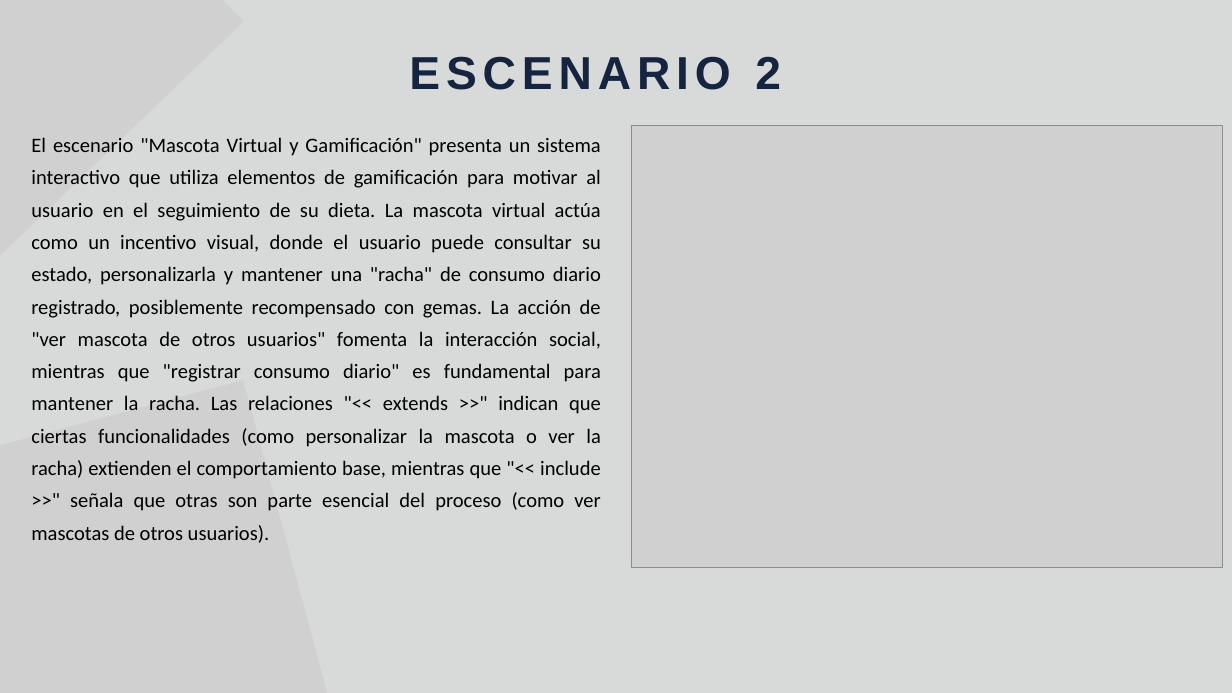
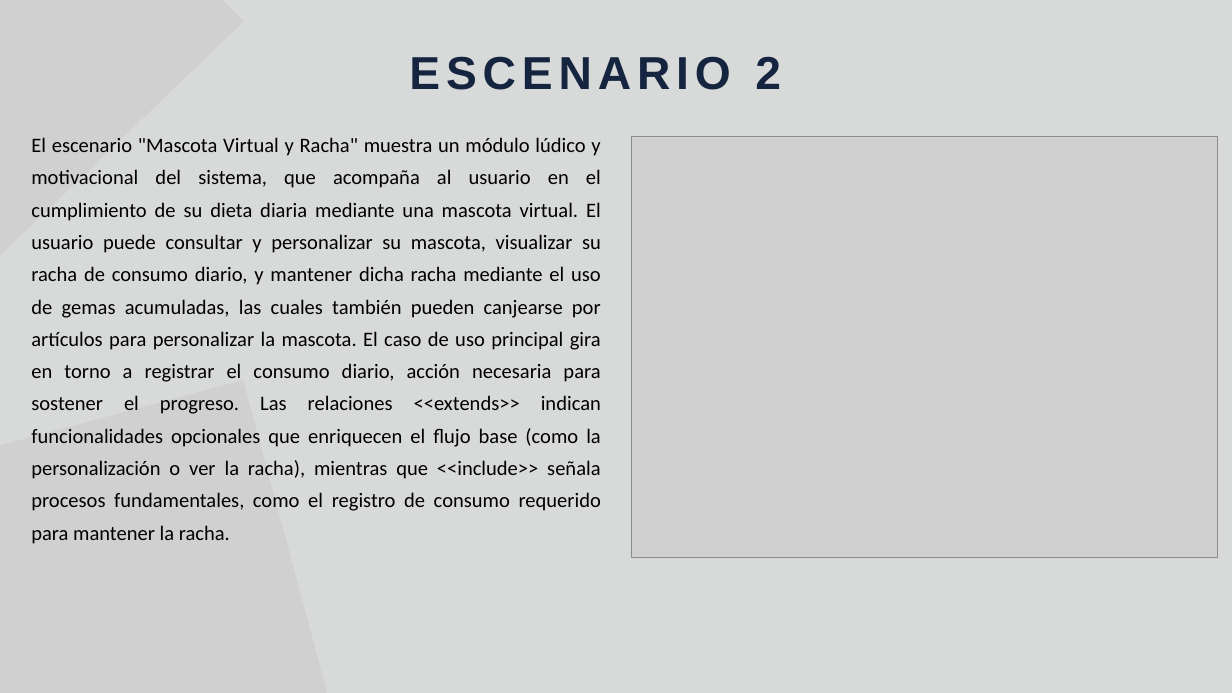
Before and after one commit to Jucer74/SoftwareArchitecture, a slide deck: slide 22 of Project/Views/NutrIA.views.pptx (slide 18 before the commit). Drawn at 1232x693 pixels with LibreOffice and Linux fonts; fonts in the diff are those of the drawing; grey boxes stand for pictures. Boxes give left, top, right and bottom in pixels: in the first picture for what was removed or moved away, otherwise in the second. Text is boxed around its words. In the diff, an @@ line names an element or a change of style, - is before the commit and + after.

```diff
--- a/Project/Views/NutrIA.views.pptx
+++ b/Project/Views/NutrIA.views.pptx
@@ text at (x1=31, y1=137, x2=601, y2=544): text changed @@
-El escenario "Mascota Virtual y Gamificación" presenta un sistema interactivo que utiliza elementos de gamificación para motivar al usuario en el seguimiento de su dieta. La mascota virtual actúa como un incentivo visual, donde el usuario puede consultar su estado, personalizarla y mantener una "racha" de consumo diario registrado, posiblemente recompensado con gemas. La acción de "ver mascota de otros usuarios" fomenta la interacción social, mientras que "registrar consumo diario" es fundamental para mantener la racha. Las relaciones "<< extends >>" indican que ciertas funcionalidades (como personalizar la mascota o ver la racha) extienden el comportamiento base, mientras que "<< include >>" señala que otras son parte esencial del proceso (como ver mascotas de otros usuarios).
+El escenario "Mascota Virtual y Racha" muestra un módulo lúdico y motivacional del sistema, que acompaña al usuario en el cumplimiento de su dieta diaria mediante una mascota virtual. El usuario puede consultar y personalizar su mascota, visualizar su racha de consumo diario, y mantener dicha racha mediante el uso de gemas acumuladas, las cuales también pueden canjearse por artículos para personalizar la mascota. El caso de uso principal gira en torno a registrar el consumo diario, acción necesaria para sostener el progreso. Las relaciones <<extends>> indican funcionalidades opcionales que enriquecen el flujo base (como la personalización o ver la racha), mientras que <<include>> señala procesos fundamentales, como el registro de consumo requerido para mantener la racha.
@@ picture resized from (x1=631, y1=126, x2=1223, y2=567) to (x1=631, y1=136, x2=1218, y2=557) @@
```
Also in this commit, not shown: 6 other slides changed, 8 slides added, 3 slides removed.
